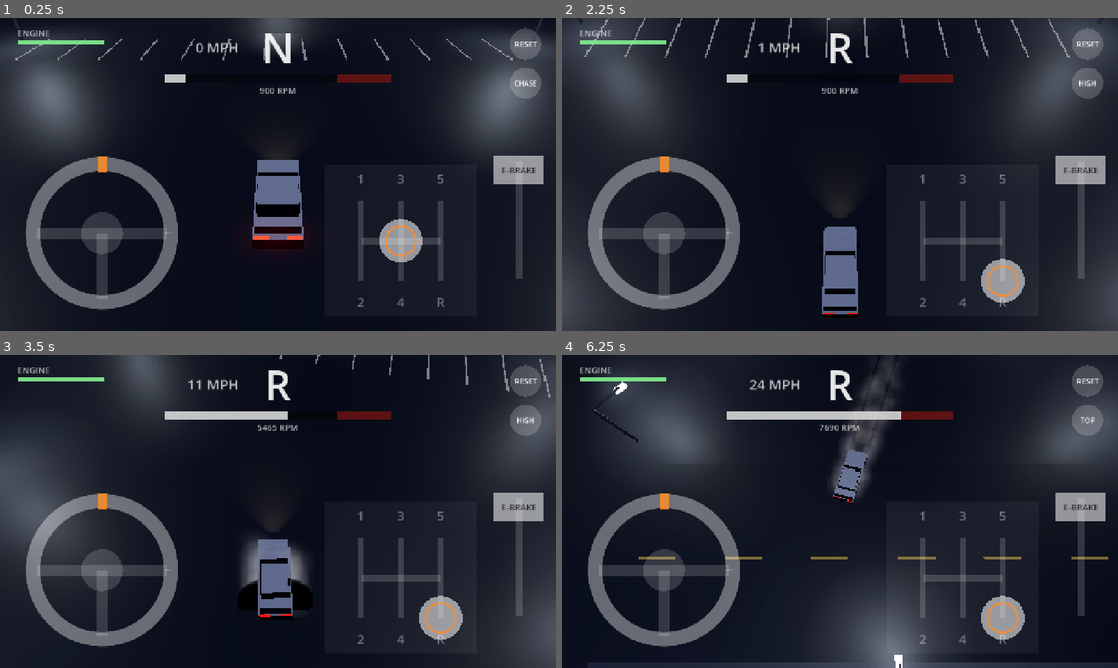
Above: before the commit, frames 1-4 (two rows, left to right).
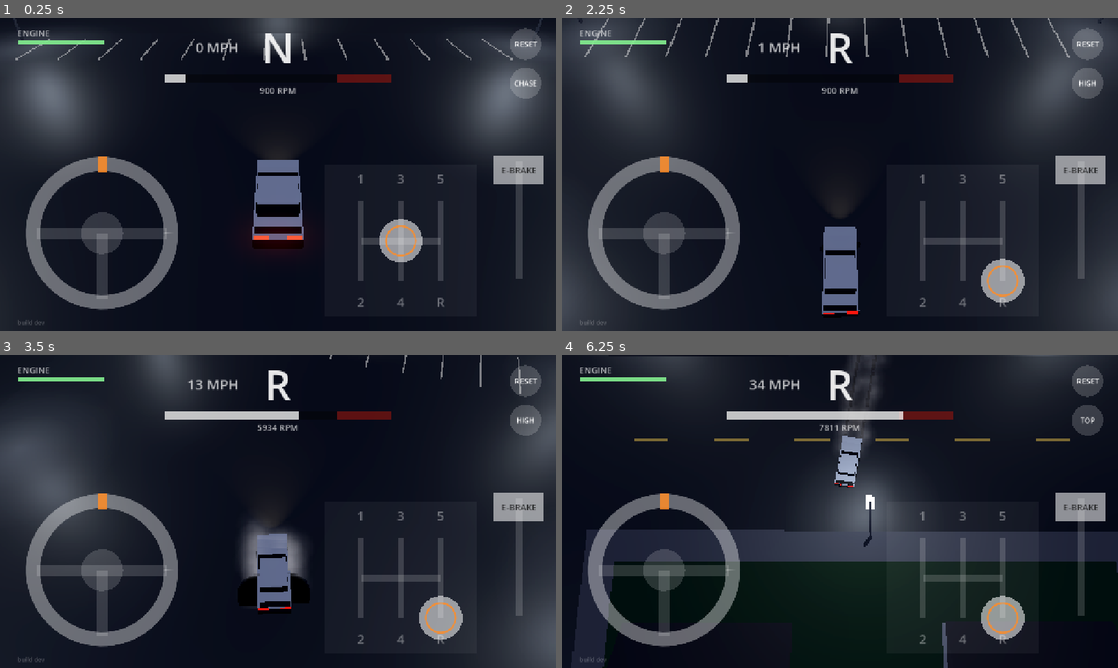
Above: after the commit, the same moments.

Repository: StoneColdOS/stick-drift
Game: Godot game, scene res://scenes/main.tscn
Two runs of this game, one before a commit and one after it. Both use one fixed random seed, a clock stepped at 60 frames per second and the inputs below.
Inputs (mouse positions are in pixels of both pictures, inside the frame that each line leads up to):
- Up to frame 1 (0.25 s): no input
- Up to frame 2 (2.25 s): tap Enter (reset) at 0.5 s; move the mouse to (962, 158) at 0.52 s; hold D (steer_right) 0.53-1.25 s; tap C (camera) at 0.6 s; click (962, 158) at 0.67 s; drag from (728, 190) to (812, 237) at 1.27 s; move the mouse to (895, 105) at 2.02 s; hold D (steer_right) from 2.03 s (still down); tap R (gear_r) at 2.1 s
- Up to frame 3 (3.5 s): release D (steer_right) at 2.75 s; drag from (250, 574) to (111, 464) at 2.77 s
- Up to frame 4 (6.25 s): move the mouse to (1006, 558) at 3.52 s; hold A (steer_left) 3.53-4.25 s; tap C (camera) at 3.6 s; drag from (673, 464) to (756, 433) at 4.27 s; move the mouse to (867, 511) at 5.02 s; hold Space (ebrake) 5.03-5.75 s; tap R (gear_r) at 5.1 s; click (867, 511) at 5.17 s; drag from (756, 433) to (728, 527) at 5.77 s

The runs differ from the first frame. In frame 1, less than 0.1% of the frame differs, in the area x 3-8%, y 96-99%; in frame 2, 0.2%; in frame 3, 3.7%; in frame 4, 29%, in the area x 3-100%, y 0-100%.

Commit message:
Fix loose steering: smart traction on the auto gas, grip-limited steering at speed
The always-on gas was spinning the rear tires in 1st/2nd, so any steering
kicked the rear out. The auto gas now keeps the rear hooked up during normal
driving (friction-circle aware) and gives full power for ~1s after the
e-brake or while sliding. Steering lock shrinks with speed to what the tires
can hold (full lock kept for countersteer), with a gentler curve near center.
Rear grip now slightly above front, so the limit is push, not spin.
Adds a build number to the HUD.

Co-Authored-By: Claude Opus 5.5 <noreply@anthropic.com>
Claude-Session: https://claude.ai/code/session_01X5D3N9oUK59uFhYSHv3wU5

Diff:
--- a/scripts/car.gd
+++ b/scripts/car.gd
@@ -17,21 +17,25 @@
 # --- Drivetrain
 var wheel_radius := 0.3
 var final_drive := 4.3
-var torque_multiplier := 1.7      ## arcade boost; raise for more power oversteer
+var torque_multiplier := 1.6      ## arcade boost; raise for more power oversteer
 
 # --- Chassis (distances along the car's forward axis)
 var front_axle := 1.25
 var rear_axle := -1.2
 var max_steer_angle := 42.0
 var steer_speed := 260.0          ## degrees per second the front wheels can turn
+var steer_grip_limit := 1.3       ## at speed, full wheel = the tightest turn the tires can hold x this. Lower = more forgiving
+var steer_curve := 1.6            ## >1 = gentler near center, finer control
 var countersteer_assist := 0.3    ## 0 = off. Helps catch slides by adding some countersteer for you
 
 # --- Tires
-var front_grip := 1.2
-var rear_grip := 0.9
+var front_grip := 1.0
+var rear_grip := 1.1
 var min_rear_lateral_share := 0.38## rear keeps this much side grip at full wheelspin, so drifts stay catchable
 var handbrake_grip_scale := 0.3
 var handbrake_brake := 0.3
+var traction_control := 0.8       ## when not drifting, the auto gas only uses this share of rear grip. 0 = off
+var drift_latch_time := 1.0       ## after the e-brake, full power stays on this long (and while sliding)
 var base_angular_damp := 0.7
 var spin_guard := 0.8              ## past ~35° of slip the rear grips back up, up to this share. Lower = easier to spin
 
@@ -54,6 +58,7 @@
 var _spawn: Transform3D
 var _reset_requested := false
 var _was_blown := false
+var _drift_latch := 0.0
 
 
 func _ready() -> void:
@@ -116,10 +121,19 @@
 		gear = requested
 		gear_changed.emit(old, gear)
 
-	var steer_in: float = input.steer if input else 0.0
+	var raw: float = input.steer if input else 0.0
+	var steer_in := signf(raw) * pow(absf(raw), steer_curve)
+	# Countersteering (steering into the slide) always gets full lock. Otherwise the wheels
+	# turn less the faster you go, so small thumb moves at speed don't throw the car sideways.
+	var countersteering := absf(slip_angle) > 8.0 and steer_in * -slip_angle > 0.0
+	var lock := max_steer_angle
+	if not countersteering:
+		var wheelbase := front_axle - rear_axle
+		var grip_angle := rad_to_deg(atan(wheelbase * G * front_grip * steer_grip_limit / maxf(speed * speed, 0.01)))
+		lock = clampf(grip_angle, 4.0, max_steer_angle)
 	if absf(slip_angle) > 10.0:
 		steer_in = clampf(steer_in - countersteer_assist * clampf(slip_angle / 45.0, -1.0, 1.0), -1.0, 1.0)
-	var target_steer: float = steer_in * max_steer_angle
+	var target_steer: float = steer_in * lock
 	steer_angle = move_toward(steer_angle, target_steer, steer_speed * dt)
 
 	var fwd := forward()
@@ -172,6 +186,20 @@
 	var rv := _point_velocity(r_off)
 	var r_lat := rv.dot(right)
 	var r_long := rv.dot(fwd)
+
+	# Smart auto gas: keep the rear hooked up during normal driving, but give full power
+	# once you've started a drift (e-brake, or already sliding) so you can hold it.
+	if hb > 0.3:
+		_drift_latch = drift_latch_time
+	elif absf(slip_angle) > 12.0 and _drift_latch > 0.0:
+		_drift_latch = maxf(_drift_latch, 0.3)
+	else:
+		_drift_latch = maxf(0.0, _drift_latch - dt)
+	if traction_control > 0.0 and _drift_latch <= 0.0 and drive > 0.0:
+		# Leave the rear enough grip for the corner it's in (friction circle), then cap.
+		var lat_need := minf(absf(r_lat) * stiffness, rear_max)
+		var long_room := sqrt(maxf(0.0, rear_max * rear_max - lat_need * lat_need))
+		drive = minf(drive, maxf(long_room * traction_control, rear_max * 0.15))
 
 	var long_f := clampf(drive, -rear_max, rear_max)
 	var spin_excess := maxf(0.0, absf(drive) - rear_max) / maxf(rear_max, 1.0)
--- a/scripts/hud.gd
+++ b/scripts/hud.gd
@@ -3,6 +3,7 @@
 
 const Gearbox := preload("res://scripts/gearbox.gd")
 
+const BUILD := "dev"  ## replaced with the build number by the web build
 const TACH_MAX := 10000.0
 const TACH_W := 520.0
 const WHITE := Color(1, 1, 1, 0.9)
@@ -43,6 +44,8 @@
 	var cx := s.x / 2
 	var m = car.motor
 	var flash := fmod(Time.get_ticks_msec() / 1000.0 * 8.0, 1.0) > 0.5
+
+	draw_string(font, Vector2(40, s.y - 14), "build " + BUILD, HORIZONTAL_ALIGNMENT_LEFT, 200, 14, Color(1, 1, 1, 0.3))
 
 	# Gear + speed
 	draw_string(font, Vector2(cx - 60, 105), Gearbox.label(car.gear), HORIZONTAL_ALIGNMENT_CENTER, 120, 96, WHITE)
--- a/tests/test_drive.gd
+++ b/tests/test_drive.gd
@@ -68,6 +68,18 @@
 	_check(car.gear == 4, "Shifted up to 4th")
 	_check(car.motor.health > 0.95, "Good shifting keeps the engine healthy (%.2f)" % car.motor.health)
 	_check(car.speed > 35.0, "Gets up to speed (%.0f mph)" % (car.speed * 2.237))
+
+	# --- Normal steering at speed doesn't throw the car sideways
+	var planted := 0.0
+	main.touch.snap_to_gear(4)
+	Input.action_press("steer_right", 0.7)
+	for i in 240:
+		await physics_frame
+		planted = maxf(planted, absf(car.slip_angle))
+	Input.action_release("steer_right")
+	_check(planted < 10.0, "Hard steering at speed stays planted without the e-brake (max %.0f°)" % planted)
+	main.touch.snap_to_gear(4)
+	await _secs(1.0)
 
 	# --- Downshift to slow down (one gear) then money shift (way down)
 	var before: float = car.speed
